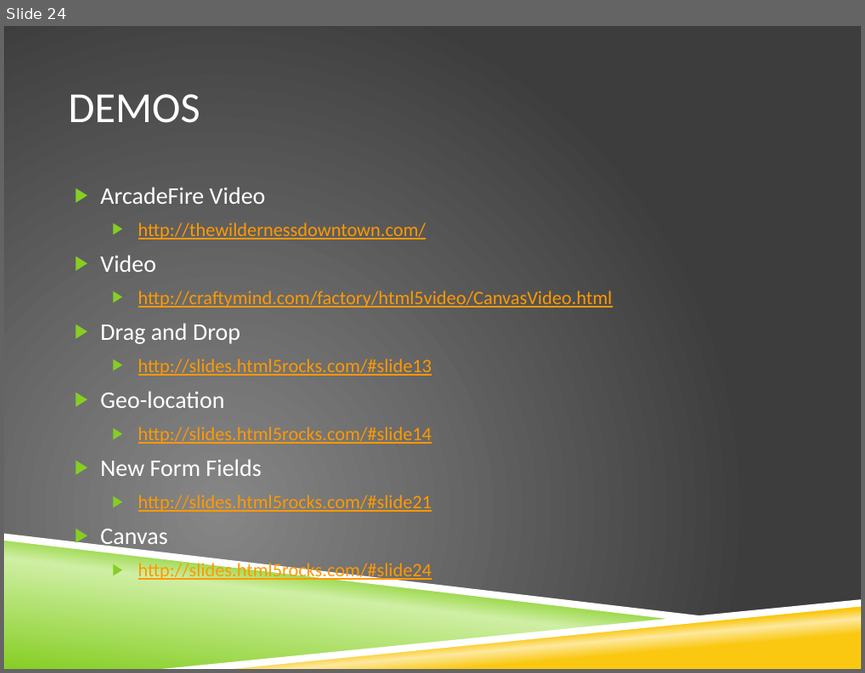
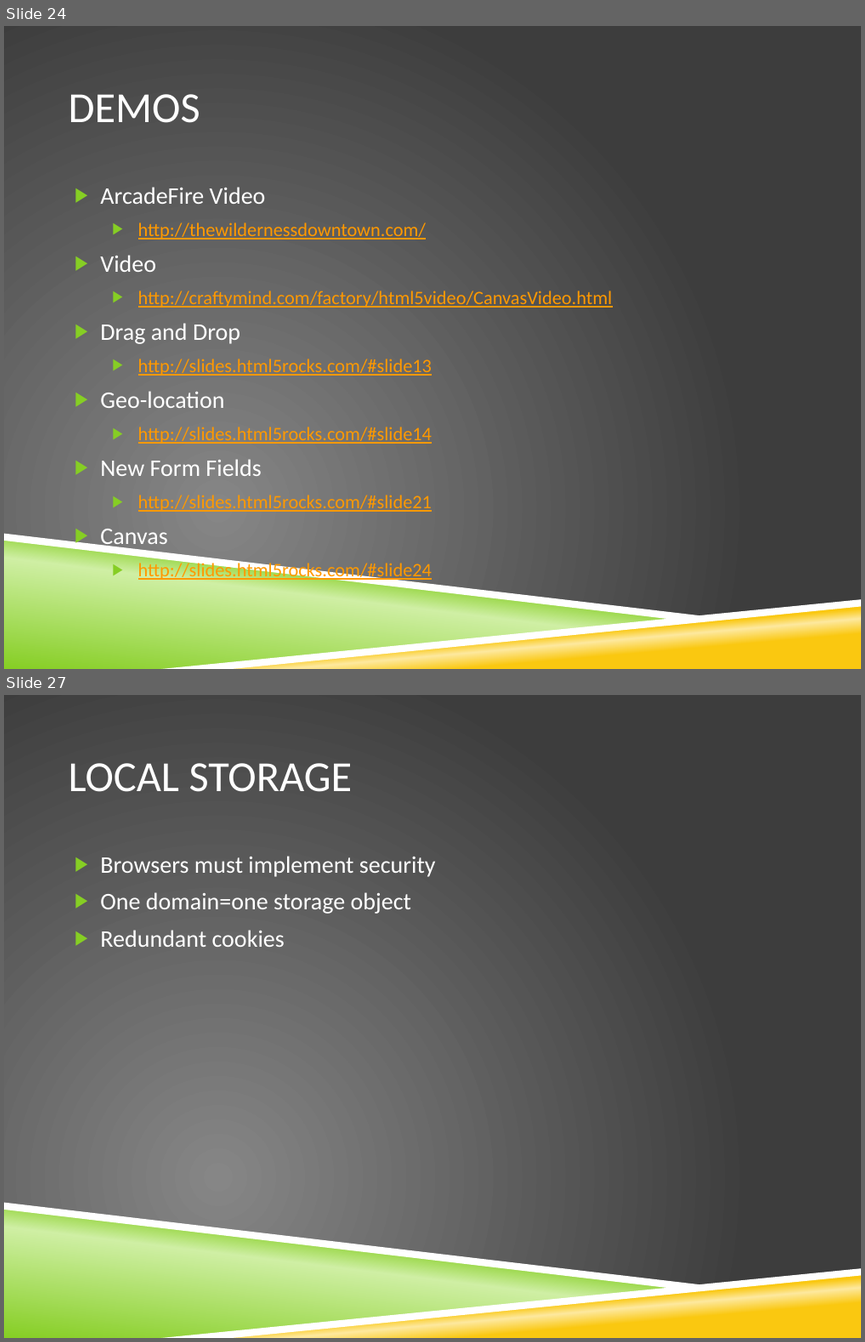
Before and after one commit to richardallred/523RPG, a slide deck: HTML 5.pptx. Shown one above the other, each under a label of ours: slide 24 before the commit, slides 24 and 27 after it; the slides between them are not shown. The pictures are 865x673 and 865x1342 pixels, drawn with LibreOffice and Linux fonts; fonts in the diff are those of the drawing; background and template pictures are left out. Boxes give left, top, right and bottom in pixels: in the first picture for what was removed or moved away, otherwise in the second. Text is boxed around its words. In the diff, an @@ line names an element or a change of style, - is before the commit and + after.

```diff
--- a/HTML 5.pptx
+++ b/HTML 5.pptx
@@ slide 27 added at box(4, 695, 861, 1338), background picture (left out); not listed: 4 template elements that a slide beside it also shows @@
@@ title added at box(69, 763, 352, 792), 36 pt, text #FFFFFF @@
+LOCAL STORAGE
@@ text added at box(100, 856, 436, 947), 20 pt, text #FFFFFF @@
+▶ Browsers must implement security
+▶ One domain=one storage object
+▶ Redundant cookies
```
Also in this commit, not shown: 1 slide changed, 4 other slides added.
